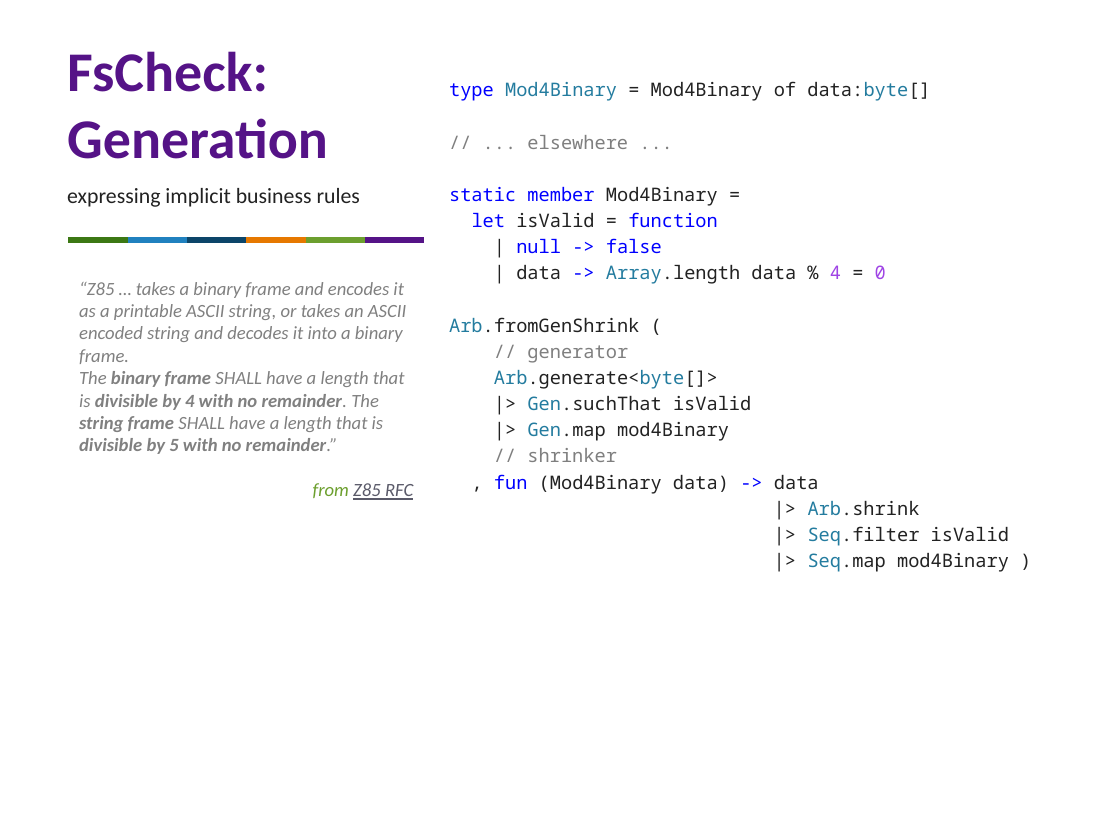
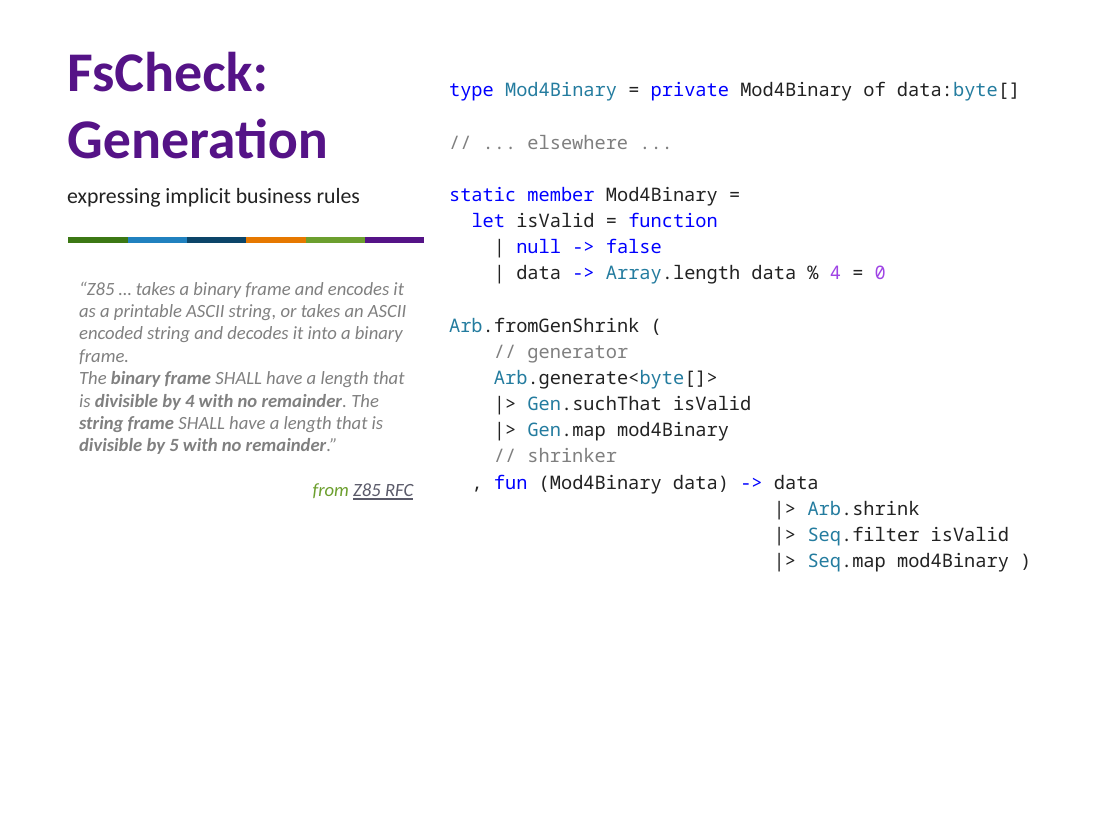
Before and after one commit to pblasucci/checkprops, a slide deck: slide 12 of checkprops.pptx. Drawn at 1120x840 pixels with LibreOffice and Linux fonts; fonts in the diff are those of the drawing. Boxes give left, top, right and bottom in pixels: in the first picture for what was removed or moved away, otherwise in the second. Text is boxed around its words. In the diff, an @@ line names an element or a change of style, - is before the commit and + after.

Commit message:
tweaked pptx

```diff
--- a/checkprops.pptx
+++ b/checkprops.pptx
@@ text at bbox=[449, 81, 1020, 101]: text changed @@
-type Mod4Binary = Mod4Binary of data:byte[]
+type Mod4Binary = private Mod4Binary of data:byte[]
```
